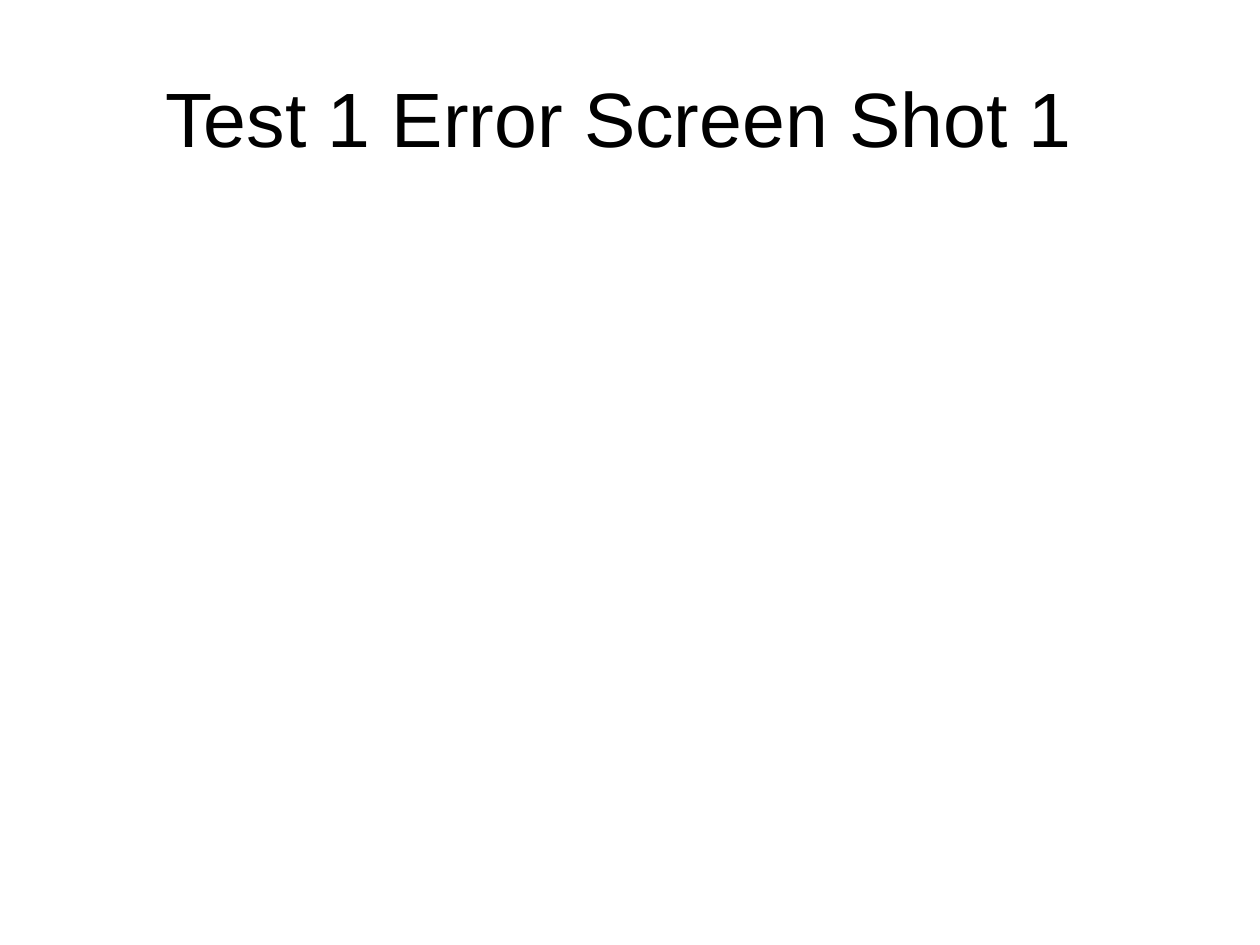
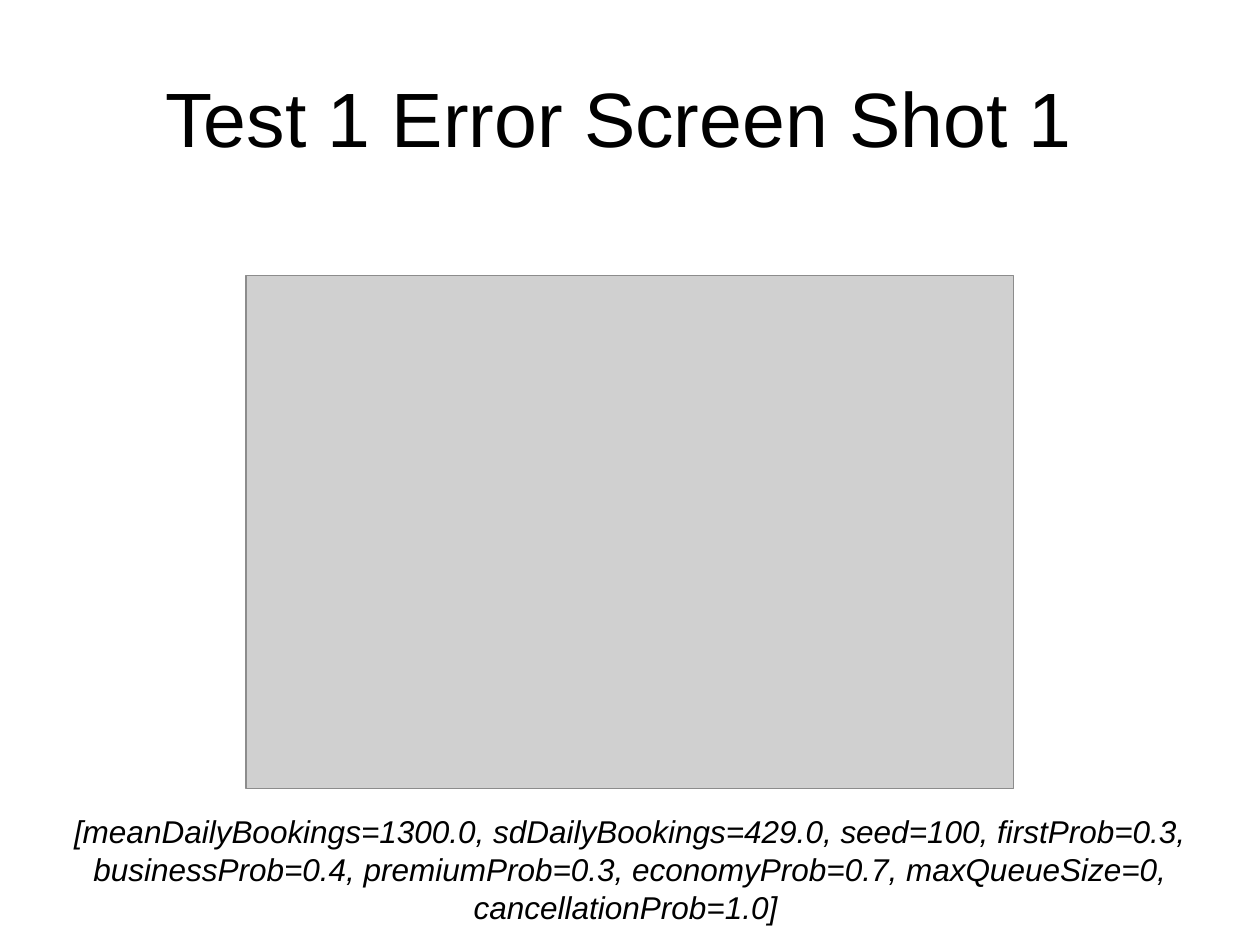
Before and after one commit to mitchellharvey97/Cab302-Ass2-2016, a slide deck: slide 4 of GUITestPlan.pptx. Drawn at 1260x945 pixels with LibreOffice and Linux fonts; fonts in the diff are those of the drawing; grey boxes stand for pictures. Boxes give left, top, right and bottom in pixels: in the first picture for what was removed or moved away, otherwise in the second. Text is boxed around its words. In the diff, an @@ line names an element or a change of style, - is before the commit and + after.

```diff
--- a/GUITestPlan.pptx
+++ b/GUITestPlan.pptx
@@ picture added at box(246, 276, 1013, 789) @@
@@ text added at box(74, 820, 1185, 924), 18 pt, text #000000, italic @@
+[meanDailyBookings=1300.0, sdDailyBookings=429.0, seed=100, firstProb=0.3, businessProb=0.4, premiumProb=0.3, economyProb=0.7, maxQueueSize=0, cancellationProb=1.0]
```
Also in this commit, not shown: 3 other slides changed, 1 other file.
